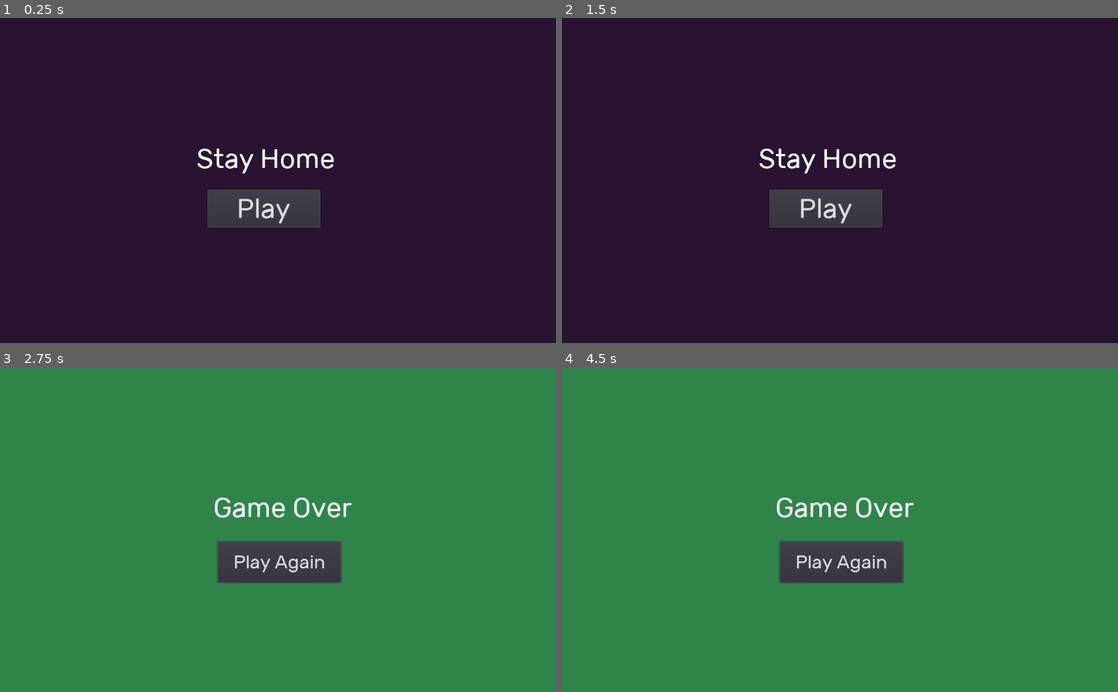
Above: before the commit, frames 1-4 (two rows, left to right).
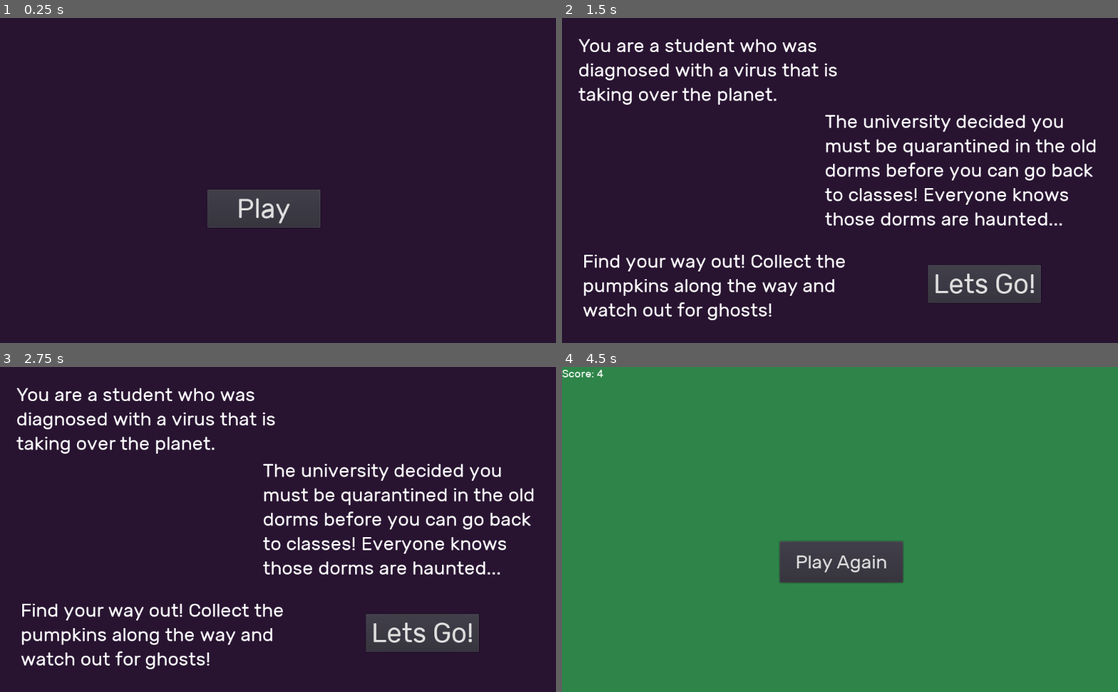
Above: after the commit, the same moments.

Repository: bsu-cs315/Stay-Home
Game: Godot game, scene res://src/Level.tscn
The game is run twice, just before and just after one commit, with the same random seed, the same clock (stepped at 60 frames per second) and the same inputs.
Inputs (mouse positions are in pixels of both pictures, inside the frame that each line leads up to):
- Up to frame 1 (0.25 s): no input
- Up to frame 2 (1.5 s): click "Play" at 0.5 s; click (823, 209) at 1.25 s, where only the run before the commit has a clickable "Play"
- Up to frame 3 (2.75 s): click "Play Again" at 2 s
- Up to frame 4 (4.5 s): click "Play Again" at 2.75 s; click "Play Again" at 3.5 s; click (984, 633) at 4.25 s, where only the run after the commit has a clickable "Lets Go!"

The runs differ from the first frame. In frame 1, 0.6% of the frame differs, in the area x 35-61%, y 40-48%; in frame 2, 13%; in frame 3, 100%, in the area x 0-100%, y 0-100%; in frame 4, 0.6%.

Commit message:
Change background music sound

Diff:
--- a/project/src/GameOverScreen.tscn
+++ b/project/src/GameOverScreen.tscn
@@ -1,11 +1,12 @@
-[gd_scene load_steps=5 format=2]
+[gd_scene load_steps=6 format=2]
 
 [ext_resource path="res://assets/Fonts/Rubik-Regular.ttf" type="DynamicFontData" id=1]
 [ext_resource path="res://src/GameOverScreen.gd" type="Script" id=2]
+[ext_resource path="res://assets/Fonts/double_feature.ttf" type="DynamicFontData" id=3]
 
-[sub_resource type="DynamicFont" id=1]
-size = 50
-font_data = ExtResource( 1 )
+[sub_resource type="DynamicFont" id=3]
+size = 60
+font_data = ExtResource( 3 )
 
 [sub_resource type="DynamicFont" id=2]
 size = 35
@@ -35,11 +36,11 @@
 anchor_top = 0.5
 anchor_right = 0.5
 anchor_bottom = 0.5
-margin_left = -119.015
-margin_top = -70.3726
-margin_right = 135.985
-margin_bottom = -10.3726
-custom_fonts/font = SubResource( 1 )
+margin_left = -167.281
+margin_top = -72.6175
+margin_right = 173.719
+margin_bottom = -12.6175
+custom_fonts/font = SubResource( 3 )
 text = "Game Over"
 __meta__ = {
 "_edit_use_anchors_": false
--- a/project/src/Ghost.tscn
+++ b/project/src/Ghost.tscn
@@ -46,6 +46,7 @@
 [node name="AnimatedSprite" type="AnimatedSprite" parent="."]
 scale = Vector2( 4, 4 )
 frames = SubResource( 5 )
+frame = 3
 playing = true
 
 [node name="CollisionShape2D" type="CollisionShape2D" parent="."]
--- a/project/src/Level.tscn
+++ b/project/src/Level.tscn
@@ -206,7 +206,7 @@
 
 [node name="Music" type="AudioStreamPlayer" parent="."]
 stream = ExtResource( 10 )
-volume_db = -20.145
+volume_db = -25.0
 autoplay = true
 
 [node name="Ghost6" parent="." instance=ExtResource( 6 )]
--- a/project/src/Player.tscn
+++ b/project/src/Player.tscn
@@ -105,11 +105,11 @@
 limit_right = 1000000000
 limit_bottom = 600
 
+[node name="GameOverScreen" parent="Camera" instance=ExtResource( 33 )]
+
 [node name="UI" parent="Camera" instance=ExtResource( 32 )]
 
 [node name="TitleScreen" parent="Camera" instance=ExtResource( 34 )]
-
-[node name="GameOverScreen" parent="Camera" instance=ExtResource( 33 )]
 
 [node name="JumpTimer" type="Timer" parent="."]
 one_shot = true
--- a/project/src/TitleScreen.tscn
+++ b/project/src/TitleScreen.tscn
@@ -1,15 +1,16 @@
-[gd_scene load_steps=6 format=2]
+[gd_scene load_steps=7 format=2]
 
 [ext_resource path="res://assets/Fonts/Rubik-Regular.ttf" type="DynamicFontData" id=1]
 [ext_resource path="res://src/TitleScreen.gd" type="Script" id=2]
+[ext_resource path="res://assets/Fonts/double_feature.ttf" type="DynamicFontData" id=3]
 
 [sub_resource type="DynamicFont" id=3]
 size = 35
 font_data = ExtResource( 1 )
 
 [sub_resource type="DynamicFont" id=4]
-size = 50
-font_data = ExtResource( 1 )
+size = 72
+font_data = ExtResource( 3 )
 
 [sub_resource type="DynamicFont" id=2]
 size = 50
@@ -19,14 +20,14 @@
 script = ExtResource( 2 )
 
 [node name="Background" type="ColorRect" parent="."]
-anchor_left = 0.456
-anchor_top = 0.171
-anchor_right = 0.456
-anchor_bottom = 0.171
-margin_left = -1908.44
-margin_top = -866.6
-margin_right = 1998.56
-margin_bottom = 1261.4
+anchor_left = 0.5
+anchor_top = 0.5
+anchor_right = 0.5
+anchor_bottom = 0.5
+margin_left = -1953.5
+margin_top = -1064.0
+margin_right = 1953.5
+margin_bottom = 1064.0
 color = Color( 0.156863, 0.0784314, 0.192157, 1 )
 __meta__ = {
 "_edit_use_anchors_": false
@@ -46,10 +47,10 @@
 }
 
 [node name="Title" type="Label" parent="."]
-margin_left = 361.714
-margin_top = 229.574
-margin_right = 624.714
-margin_bottom = 292.574
+margin_left = 283.409
+margin_top = 184.477
+margin_right = 709.409
+margin_bottom = 265.477
 custom_fonts/font = SubResource( 4 )
 text = "Stay Home"
 autowrap = true
Not shown, removed: project/assets/Fonts/spookyhouse.zip
Not shown, changed: project/assets/Sounds/background_music.wav
